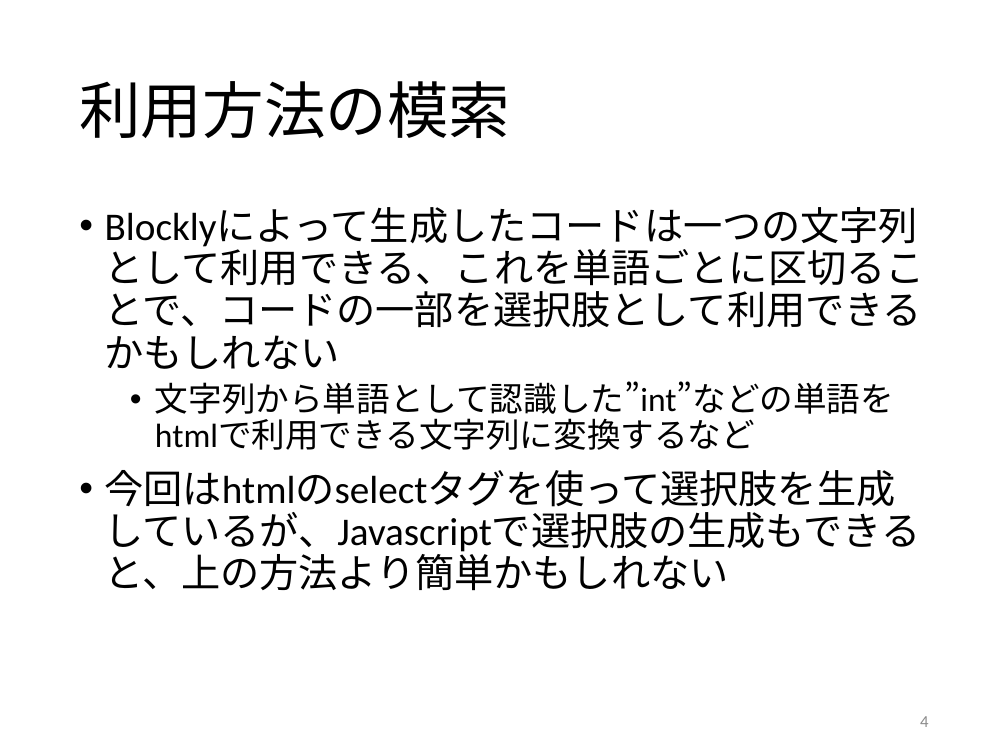
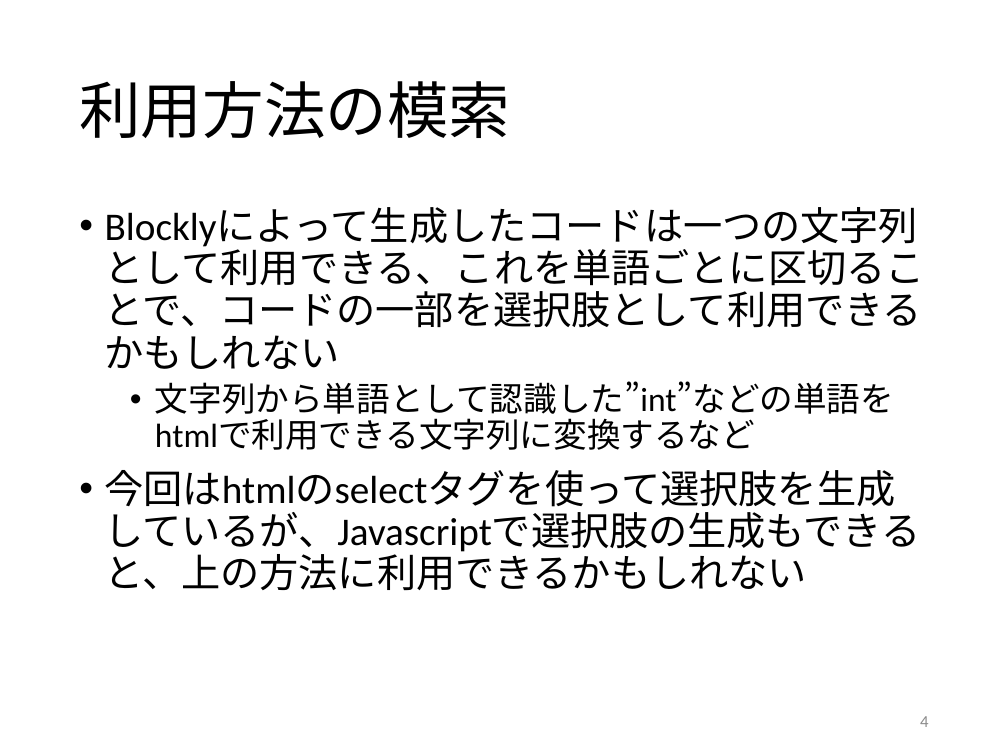
Before and after one commit to kait-takanolab/1821121-shimaoka-thesis, a slide deck: slide 4 of 1821121_shimaoka_sotsuken.pptx. Drawn at 1008x756 pixels with LibreOffice and Linux fonts; fonts in the diff are those of the drawing. Boxes give left, top, right and bottom in pixels: in the first picture for what was removed or moved away, otherwise in the second. Text is boxed around its words. In the diff, an @@ line names an element or a change of style, - is before the commit and + after.

```diff
--- a/1821121_shimaoka_sotsuken.pptx
+++ b/1821121_shimaoka_sotsuken.pptx
@@ text at bbox=[105, 470, 921, 591]: text changed @@
-• 今回はhtmlのselectタグを使って選択肢を生成しているが、Javascriptで選択肢の生成もできると、上の方法より簡単かもしれない
+• 今回はhtmlのselectタグを使って選択肢を生成しているが、Javascriptで選択肢の生成もできると、上の方法に利用できるかもしれない
```
Also in this commit, not shown: 1 other slide changed, 1 slide added.
